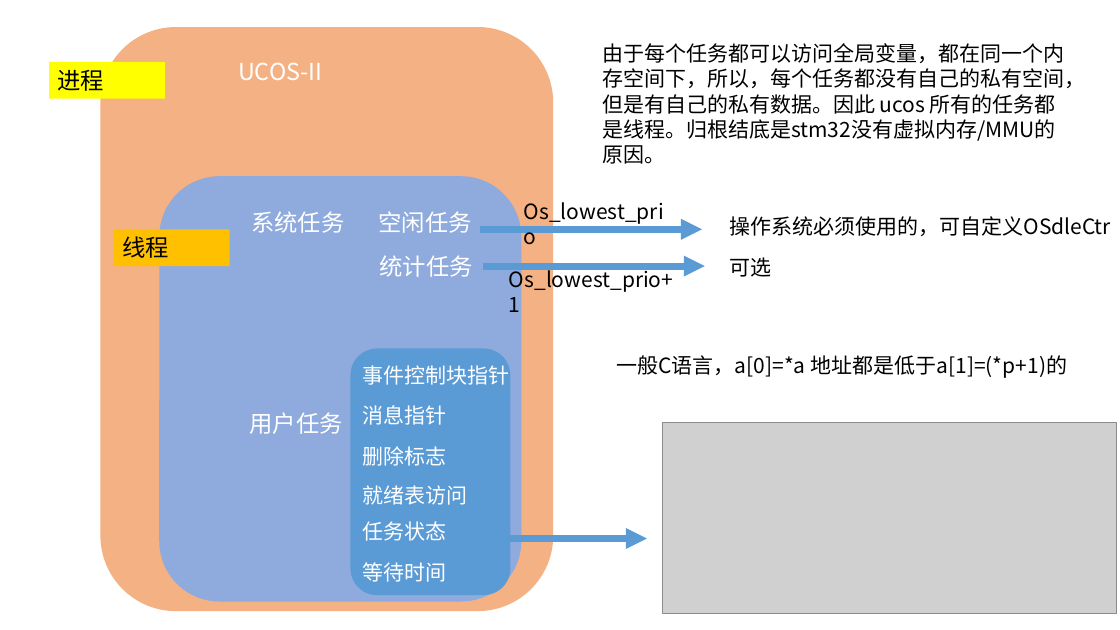
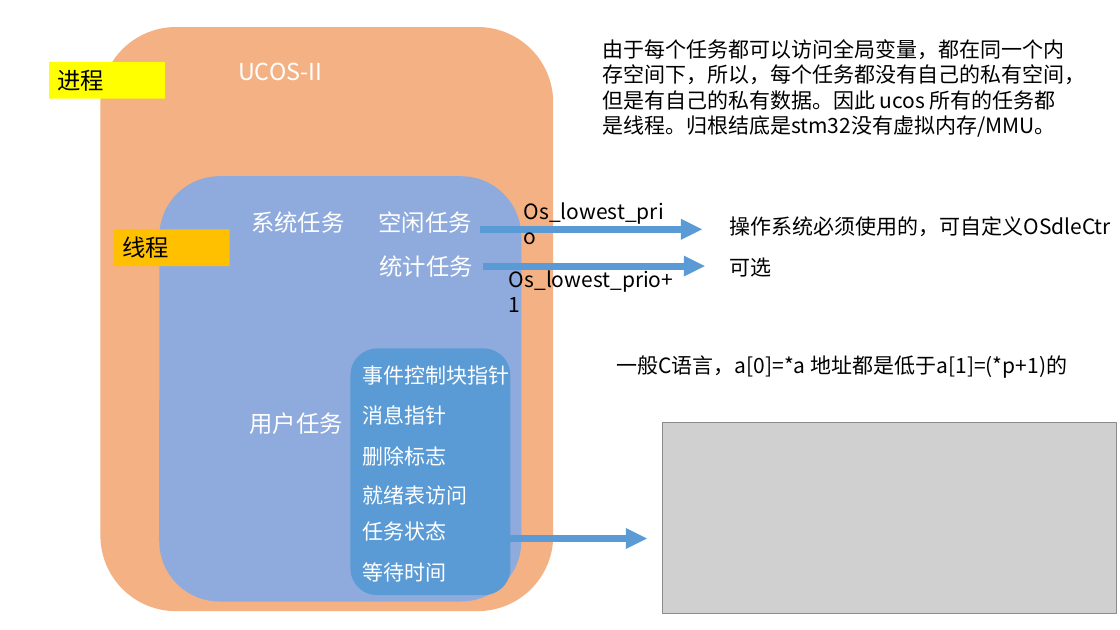
Before and after one commit to linghuix/UcosII-embedded-system, a slide deck: slide 2 of image/1.UCOS分析与深入解读.pptx. Drawn at 1120x630 pixels with LibreOffice and Linux fonts; fonts in the diff are those of the drawing; grey boxes stand for pictures. Boxes give left, top, right and bottom in pixels: in the first picture for what was removed or moved away, otherwise in the second. Text is boxed around its words. In the diff, an @@ line names an element or a change of style, - is before the commit and + after.

```diff
--- a/image/1.UCOS分析与深入解读.pptx
+++ b/image/1.UCOS分析与深入解读.pptx
@@ text at <box>602,39,1085,137</box>: text changed @@
-由于每个任务都可以访问全局变量，都在同一个内存空间下，所以，每个任务都没有自己的私有空间，但是有自己的私有数据。因此 ucos 所有的任务都是线程。归根结底是stm32没有虚拟内存/MMU的原因。
+由于每个任务都可以访问全局变量，都在同一个内存空间下，所以，每个任务都没有自己的私有空间，但是有自己的私有数据。因此 ucos 所有的任务都是线程。归根结底是stm32没有虚拟内存/MMU。
```
Also in this commit, not shown: 4 other slides changed, 2 slides added, 4 other files.
